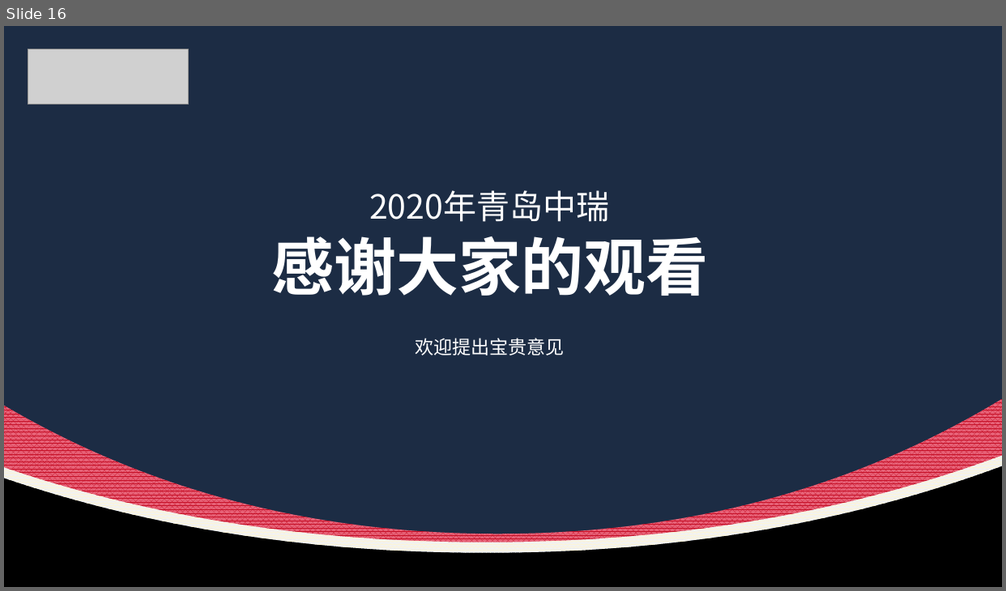
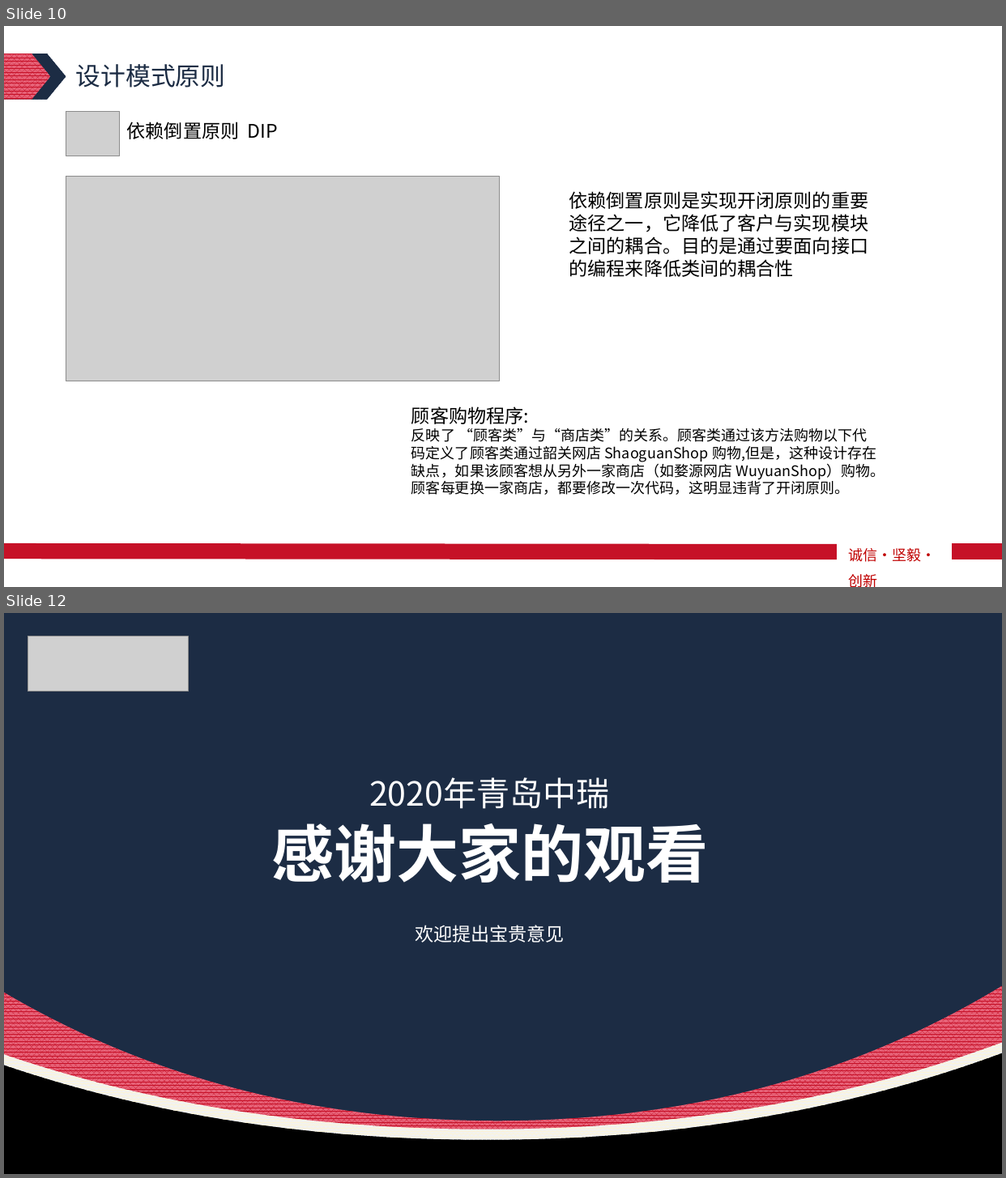
Before and after one commit to Algebrafly/algebra_demo, a slide deck: demo-api/src/main/resources/设计模式原则知识分享.pptx. Shown one above the other, each under a label of ours: slide 16 before the commit, slides 10 and 12 after it; the slides between them are not shown. The pictures are 1006x591 and 1006x1178 pixels, drawn with LibreOffice and Linux fonts; fonts in the diff are those of the drawing; grey boxes stand for pictures. Boxes give left, top, right and bottom in pixels: in the first picture for what was removed or moved away, otherwise in the second. Text is boxed around its words. In the diff, an @@ line names an element or a change of style, - is before the commit and + after.

```diff
--- a/demo-api/src/main/resources/设计模式原则知识分享.pptx
+++ b/demo-api/src/main/resources/设计模式原则知识分享.pptx
@@ slide 10 added at (4,26,1002,587), background #FFFFFF; not listed: 2 template elements that a slide beside it also shows @@
@@ freeform shape added at (4,54,66,100), fill #1C2C44 @@
@@ freeform shape added at (4,54,51,99), fill pattern #C61027 on #E76278 @@
@@ text added at (76,64,226,88), 24 pt, text #1C2C44 @@
+设计模式原则
@@ picture added at (66,111,120,156) @@
@@ text added at (127,122,278,139), 18 pt, text #000000 @@
+依赖倒置原则 DIP
@@ picture added at (66,177,500,382) @@
@@ text added at (569,191,869,277), 18 pt, text #000000 @@
+依赖倒置原则是实现开闭原则的重要途径之一，它降低了客户与实现模块之间的耦合。目的是通过要面向接口的编程来降低类间的耦合性
@@ text added at (411,407,884,495), 14 pt, text #000000 @@
+顾客购物程序:
+反映了 “顾客类”与“商店类”的关系。顾客类通过该方法购物以下代码定义了顾客类通过韶关网店 ShaoguanShop 购物,但是，这种设计存在缺点，如果该顾客想从另外一家商店（如婺源网店 WuyuanShop）购物。顾客每更换一家商店，都要修改一次代码，这明显违背了开闭原则。
@@ line added from (837, 552) to (4, 552), #C61127 15 pt @@
@@ text added at (849,548,936,587), 14 pt, text #C00000 @@
+诚信·坚毅·创新
@@ line added from (1002, 552) to (953, 552), #C61127 15 pt @@
@@ what was slide 16 is now slide 12 @@
```
Also in this commit, not shown: 2 slides changed, 8 other slides added, 13 slides removed, 1 other file.
